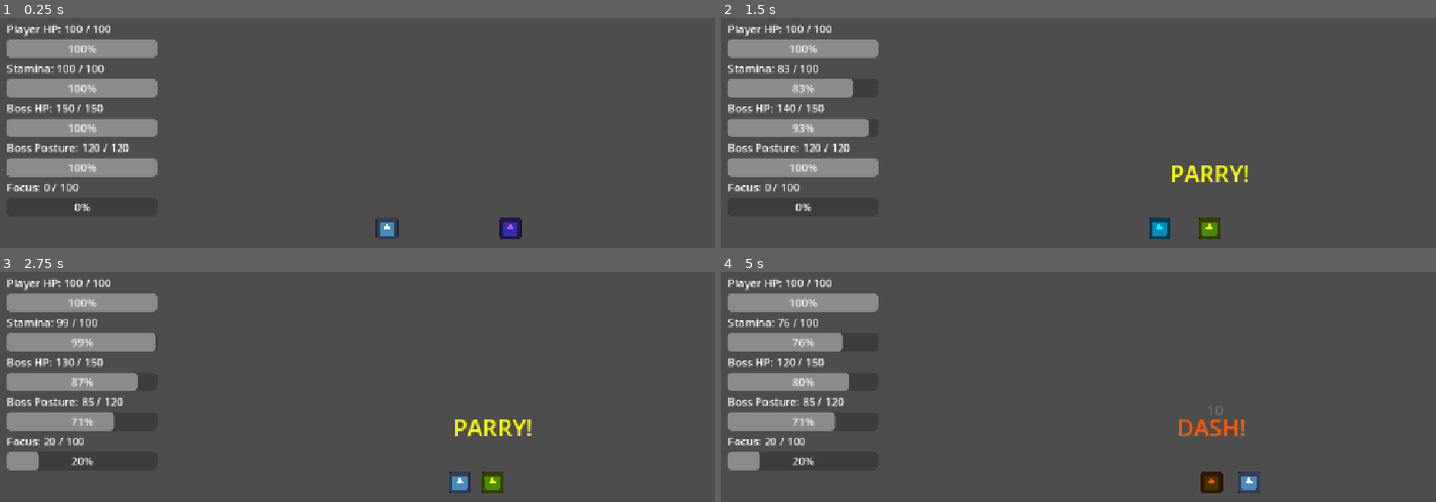
Above: before the commit, frames 1-4 (two rows, left to right).
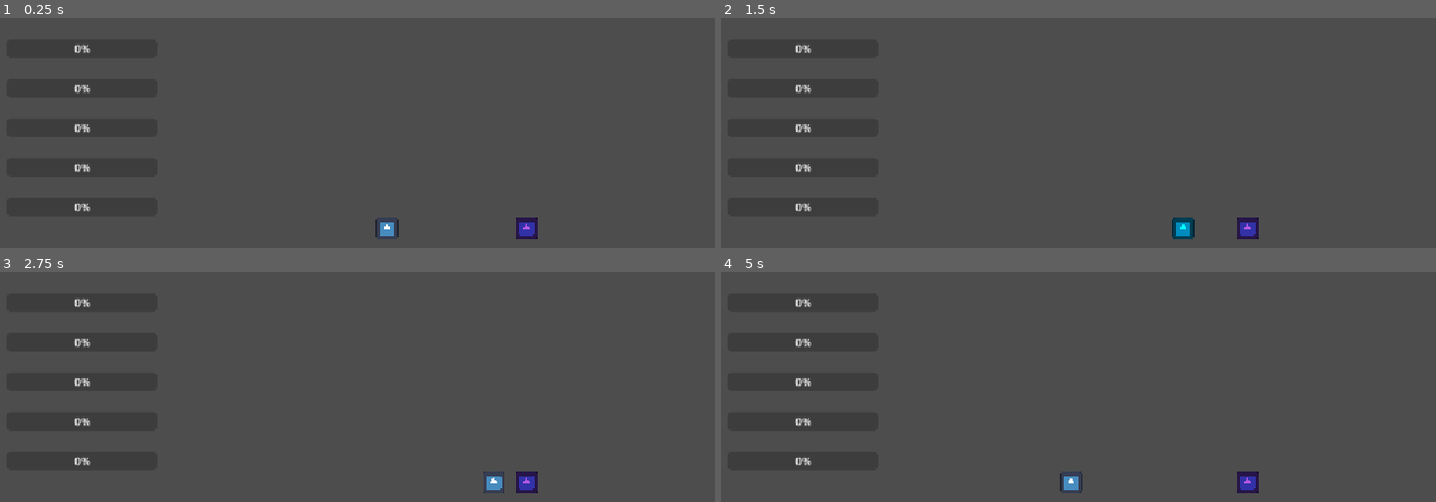
Above: after the commit, the same moments.

Repository: shanwinder/lastblade
Game: Godot game, scene res://scenes/main/BossBrokenMaster.tscn
Two runs of this game, one before a commit and one after it. Both use one fixed random seed, a clock stepped at 60 frames per second and the inputs below. The engine's default icon, where the game draws it, is replaced by a stand-in: a white triangle on a blue panel in a dark square.
Inputs:
- Up to frame 1 (0.25 s): no input
- Up to frame 2 (1.5 s): hold Right (ui_right) 0.53-1.28 s; tap A (attack) at 0.6 s; tap D (parry) at 0.8, 1.35 s; hold Left (ui_left) from 1.28 s (still down)
- Up to frame 3 (2.75 s): tap A (attack) at 1.55, 2.1 s; release Left (ui_left) at 2.03 s; hold Right (ui_right) from 2.03 s (still down); tap D (parry) at 2.3 s
- Up to frame 4 (5 s): tap S (dash) at 2.85 s; tap A (attack) at 3.05, 4.55 s; release Right (ui_right) at 3.53 s; hold Left (ui_left) from 3.53 s (still down); tap D (parry) at 3.6 s; tap R at 4.35 s

The runs differ from the first frame. In frame 1, 8.5% of the frame differs, in the area x 0-76%, y 2-97%; in frame 2, 9.2%; in frame 3, 9.0%; in frame 4, 8.4%.
Error after the commit: Parse Error: Cannot infer the type of "sample" variable because the value doesn't have a set type. (res://BossBrokenMaster.gd:515)

Commit message:
Add placeholder sound effects system to boss
Implement procedural audio generation for boss sound effects using AudioStreamGenerator. Adds configurable placeholder SFX system with different frequencies for key events: parry success (880 Hz), posture break (220 Hz), focus finisher (330 Hz), and boss defeat (660 Hz). System can be toggled on/off and includes volume control to prevent audio clipping.

Diff:
--- a/last-blade-trial/BossBrokenMaster.gd
+++ b/last-blade-trial/BossBrokenMaster.gd
@@ -214,6 +214,22 @@
 
 # ขนาดตัวอักษรของข้อความเหนือหัวบอส
 @export var boss_hint_font_size: int = 34
+
+# =========================
+# ระบบเสียง Placeholder ของบอส
+# =========================
+
+# เปิด/ปิดเสียง placeholder
+# ภายหลังถ้ามีไฟล์เสียงจริง จะค่อยเปลี่ยนระบบนี้เป็น AudioStreamPlayer แบบใช้ไฟล์
+@export var enable_placeholder_sfx: bool = true
+
+# ความดังของเสียง placeholder
+# ค่าที่ปลอดภัยควรอยู่ประมาณ 0.05 - 0.20
+@export var placeholder_sfx_volume: float = 0.10
+
+# sample rate ของเสียงที่สร้างด้วยโค้ด
+# 44100 เป็นค่ามาตรฐานเสียงทั่วไป
+const PLACEHOLDER_SFX_MIX_RATE: int = 44100
 
 # =========================
 # ตัวแปรสถานะ
@@ -449,6 +465,68 @@
 	# จำกัดไม่ให้ศัตรูเดินออกนอกสนาม
 	clamp_to_arena()
 
+func play_placeholder_sfx(frequency: float, duration: float, volume_multiplier: float = 1.0) -> void:
+	# ถ้าปิดระบบเสียง placeholder ไว้ ไม่ต้องเล่นเสียง
+	if not enable_placeholder_sfx:
+		return
+
+	# สร้าง AudioStreamPlayer ใหม่แบบชั่วคราว
+	# ใช้เล่นเสียงสั้น ๆ แล้วลบทิ้ง
+	var audio_player := AudioStreamPlayer.new()
+
+	# สร้างเสียงด้วย AudioStreamGenerator
+	# วิธีนี้ยังไม่ต้องมีไฟล์ .wav หรือ .ogg
+	var generator := AudioStreamGenerator.new()
+	generator.mix_rate = PLACEHOLDER_SFX_MIX_RATE
+	generator.buffer_length = duration
+
+	# ใส่ stream เข้า AudioStreamPlayer
+	audio_player.stream = generator
+
+	# เพิ่มเข้า scene เดียวกับบอส
+	add_child(audio_player)
+
+	# เริ่มเล่นเสียงก่อน เพื่อให้ดึง playback ได้
+	audio_player.play()
+
+	# ดึง playback สำหรับใส่ sample เสียงเข้าไป
+	var playback := audio_player.get_stream_playback() as AudioStreamGeneratorPlayback
+
+	# ถ้า playback ไม่มี ให้ลบ player แล้วหยุด เพื่อกัน error
+	if playback == null:
+		audio_player.queue_free()
+		return
+
+	# คำนวณจำนวน sample ตามระยะเวลาเสียง
+	var frame_count := int(float(PLACEHOLDER_SFX_MIX_RATE) * duration)
+
+	# จำกัดความดังไม่ให้ดังเกินไป
+	var final_volume := clamp(placeholder_sfx_volume * volume_multiplier, 0.0, 0.5)
+
+	# ใช้ phase สำหรับสร้างคลื่น sine
+	var phase := 0.0
+
+	# สร้างเสียง sine wave แบบง่าย ๆ
+	for i in range(frame_count):
+		# ทำ fade out ช่วงท้าย เพื่อไม่ให้เสียงตัดแข็งเกินไป
+		var fade := 1.0 - (float(i) / float(frame_count))
+
+		# คำนวณ sample ของเสียง
+		var sample := sin(phase * TAU) * final_volume * fade
+
+		# ใส่เสียงซ้าย/ขวาเท่ากัน
+		playback.push_frame(Vector2(sample, sample))
+
+		# ขยับ phase ตามความถี่เสียง
+		phase += frequency / float(PLACEHOLDER_SFX_MIX_RATE)
+
+	# รอให้เสียงเล่นจบ แล้วลบ AudioStreamPlayer ทิ้ง
+	await get_tree().create_timer(duration).timeout
+
+	# ถ้า player ยังอยู่ในเกม ให้ลบทิ้ง
+	if is_instance_valid(audio_player):
+		audio_player.queue_free()
+
 func create_boss_hint_label() -> void:
 	# สร้าง Label ใหม่สำหรับแสดงคำเตือนเหนือหัวบอส
 	boss_hint_label = Label.new()
@@ -836,6 +914,10 @@
 		has_hit_player = true
 		print("Boss attack was parried!")
 
+		# เล่นเสียง placeholder ตอนผู้เล่น Parry สำเร็จ
+		# เสียงสูงสั้น เพื่อให้รู้สึกว่าปัดดาบสำเร็จ
+		play_placeholder_sfx(880.0, 0.08, 1.0)
+
 		# เรียก feedback ฝั่ง Player
 		if target.has_method("on_successful_parry"):
 			target.on_successful_parry()
@@ -933,6 +1015,10 @@
 
 	print("Boss POSTURE BROKEN!")
 
+	# เล่นเสียง placeholder ตอนบอสเสีย Posture
+	# ใช้เสียงต่ำกว่า Parry เพื่อให้รู้สึกหนัก
+	play_placeholder_sfx(220.0, 0.18, 1.4)
+
 	# ล้างคำเตือน เพราะศัตรูเสียสมดุลและหยุดโจมตีแล้ว
 	clear_attack_hint()
 
@@ -993,6 +1079,10 @@
 		return
 
 	print("Boss HIT BY FOCUS FINISHER! Damage =", amount)
+
+	# เล่นเสียง placeholder ตอน Focus Finisher โดนบอส
+	# เสียงกลาง-ต่ำและยาวกว่า เพื่อให้รู้สึกหนัก
+	play_placeholder_sfx(330.0, 0.22, 1.6)
 
 	# ปิดช่อง Critical ปกติ เพื่อไม่ให้ซ้อนกับระบบ Critical เดิม
 	can_receive_critical = false
@@ -1282,6 +1372,10 @@
 
 	print("Boss defeated!")
 
+	# เล่นเสียง placeholder ตอนชนะบอส
+	# เสียงสูงขึ้นเพื่อให้รู้สึกเป็น Victory feedback
+	play_placeholder_sfx(660.0, 0.25, 1.4)
+
 	# ส่งสัญญาณไปให้ HUD แสดง Victory
 	enemy_died.emit()
 
--- a/last-blade-trial/scenes/main/BossBrokenMaster.tscn
+++ b/last-blade-trial/scenes/main/BossBrokenMaster.tscn
@@ -46,6 +46,51 @@
 
 [node name="BossBrokenMaster" parent="." unique_id=631216959 instance=ExtResource("4_tedvd")]
 position = Vector2(780, 324)
+max_hp = null
+combat_display_name = null
+move_speed = null
+stop_distance = null
+attack_damage = null
+attack_windup_time = null
+attack_active_time = null
+attack_cooldown = null
+quick_attack_chance = null
+quick_attack_damage = null
+quick_attack_windup_time = null
+quick_attack_active_time = null
+quick_attack_cooldown_bonus = null
+heavy_attack_chance = null
+heavy_attack_damage = null
+heavy_attack_windup_time = null
+heavy_attack_active_time = null
+heavy_attack_cooldown_bonus = null
+delayed_attack_chance = null
+delayed_attack_damage = null
+delayed_attack_wait_time = null
+delayed_attack_parry_time = null
+delayed_attack_active_time = null
+delayed_attack_cooldown_bonus = null
+stagger_time = null
+stagger_recover_time = null
+max_posture = null
+posture_damage_from_parry = null
+posture_break_time = null
+critical_damage_multiplier = null
+normal_hit_stop_time = null
+critical_hit_stop_time = null
+hit_stop_time_scale = null
+knockback_force = null
+knockback_time = null
+normal_hit_camera_shake_strength = null
+normal_hit_camera_shake_duration = null
+critical_hit_camera_shake_strength = null
+critical_hit_camera_shake_duration = null
+arena_min_x = null
+arena_max_x = null
+boss_hint_offset = null
+boss_hint_font_size = null
+enable_placeholder_sfx = null
+placeholder_sfx_volume = null
 
 [node name="HUD" type="CanvasLayer" parent="." unique_id=1436178556]
 script = ExtResource("5_7w3th")
